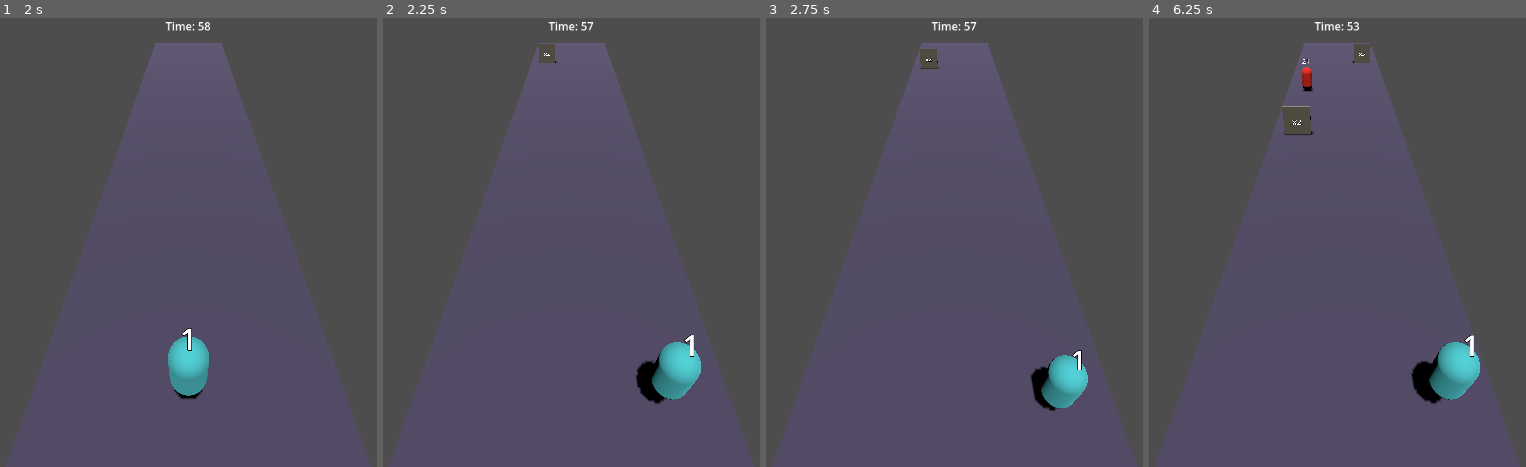
Above: before the commit, frames 1-4 (left to right).
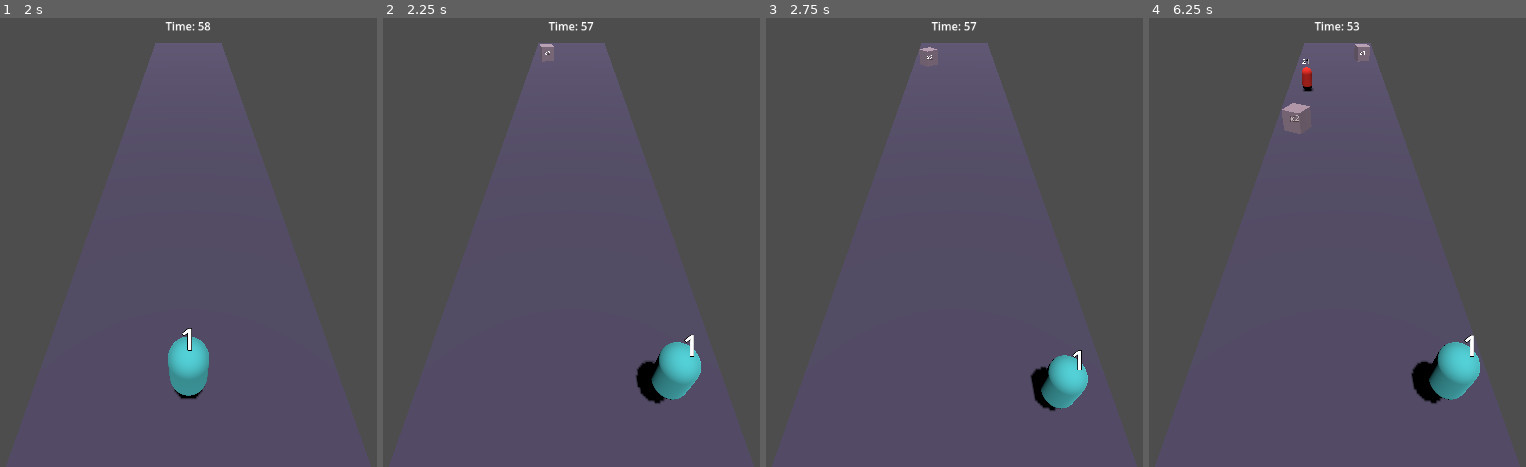
Above: after the commit, the same moments.

Repository: shuhei0916/music-shooter
Game: Godot game, scene res://main.tscn
Same seed, same stepped clock (60 frames per second), same inputs: the game is played once before the commit and once after it.
Inputs:
- Up to frame 1 (2 s): tap Enter (ui_accept) at 0.5, 0.77, 1.52 s; hold Right (ui_right) 0.53-1.28 s; hold Left (ui_left) from 1.28 s (still down)
- Up to frame 2 (2.25 s): release Left (ui_left) at 2.03 s; hold Right (ui_right) from 2.03 s (still down)
- Up to frame 3 (2.75 s): keep holding Right (ui_right)
- Up to frame 4 (6.25 s): tap Enter (ui_accept) at 3.02, 3.77, 4.52, 6.02 s; release Right (ui_right) at 3.53 s; hold Left (ui_left) 3.53-5.78 s; hold Right (ui_right) from 5.78 s (still down)

Frame 1 is identical in both runs. In frame 2, 0.2% of the frame differs, in the area x 41-47%, y 5-11%; in frame 3, 0.2%; in frame 4, 0.7%, in the area x 35-59%, y 5-27%.

Commit message:
Refactor gate scene and script; add floating and rotation animations for enhanced visual dynamics

Diff:
--- a/gate.gd
+++ b/gate.gd
@@ -4,6 +4,11 @@
 
 @export var gate_type: String = "add" # "add", "multiply"
 @export var value: int = 1
+
+var time = 0.0
+const FLOAT_SPEED = 2.0
+const FLOAT_AMOUNT = 0.2
+const ROTATION_SPEED = 1.0
 
 func _ready():
 	connect("body_entered", Callable(self, "_on_body_entered"))
@@ -20,7 +25,19 @@
 	update_label()
 
 func update_label():
-	var label = $Label3D
+	var label = get_node("Pivot/Label3D")
 	if label:
 		var prefix = "+" if gate_type == "add" else "x"
 		label.text = prefix + str(value)
+
+func _process(delta):
+	time += delta
+
+	var pivot = get_node("Pivot")
+	if pivot:
+		# Floating animation (up and down)
+		var float_offset = sin(time * FLOAT_SPEED) * FLOAT_AMOUNT
+		pivot.position.y = float_offset
+
+		# Rotation animation
+		pivot.rotate_y(ROTATION_SPEED * delta)
--- a/gate.tscn
+++ b/gate.tscn
@@ -1,11 +1,17 @@
-[gd_scene load_steps=4 format=3 uid="uid://d2w3w4g5h6j7h"]
+[gd_scene load_steps=5 format=3 uid="uid://d2w3w4g5h6j7h"]
 
-[ext_resource type="Script" path="res://gate.gd" id="1_abcde"]
+[ext_resource type="Script" uid="uid://c6c4y0y48wpg1" path="res://gate.gd" id="1_abcde"]
 
 [sub_resource type="BoxShape3D" id="BoxShape3D_gate"]
-size = Vector3(2, 2, 0.2)
+size = Vector3(1.5, 1.5, 1.5)
+
+[sub_resource type="StandardMaterial3D" id="StandardMaterial3D_15vrf"]
+transparency = 1
+albedo_color = Color(0.921569, 0.803922, 0.956863, 0.552941)
+
 [sub_resource type="BoxMesh" id="BoxMesh_gate"]
-size = Vector3(2, 2, 0.2)
+material = SubResource("StandardMaterial3D_15vrf")
+size = Vector3(1.5, 1.5, 1.5)
 
 [node name="Gate" type="Area3D" groups=["world_objects"]]
 script = ExtResource("1_abcde")
@@ -13,11 +19,13 @@
 [node name="CollisionShape3D" type="CollisionShape3D" parent="."]
 shape = SubResource("BoxShape3D_gate")
 
-[node name="MeshInstance3D" type="MeshInstance3D" parent="."]
+[node name="Pivot" type="Node3D" parent="."]
+
+[node name="MeshInstance3D" type="MeshInstance3D" parent="Pivot"]
 mesh = SubResource("BoxMesh_gate")
 
-[node name="Label3D" type="Label3D" parent="."]
+[node name="Label3D" type="Label3D" parent="Pivot"]
 transform = Transform3D(1, 0, 0, 0, 1, 0, 0, 0, 1, 0, 0, 0.2)
 billboard = 1
+text = "+10"
 font_size = 128
-text = "+10"
